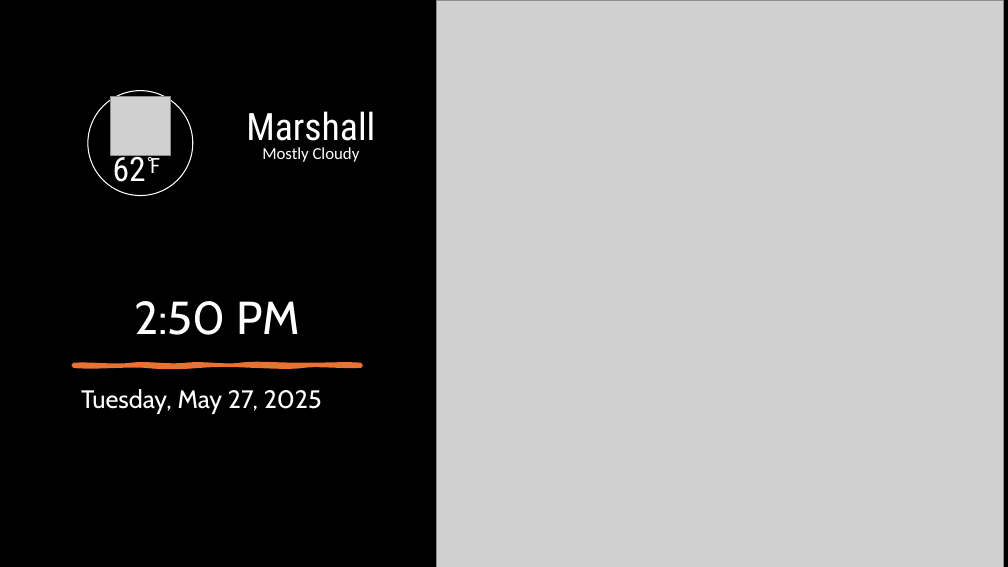
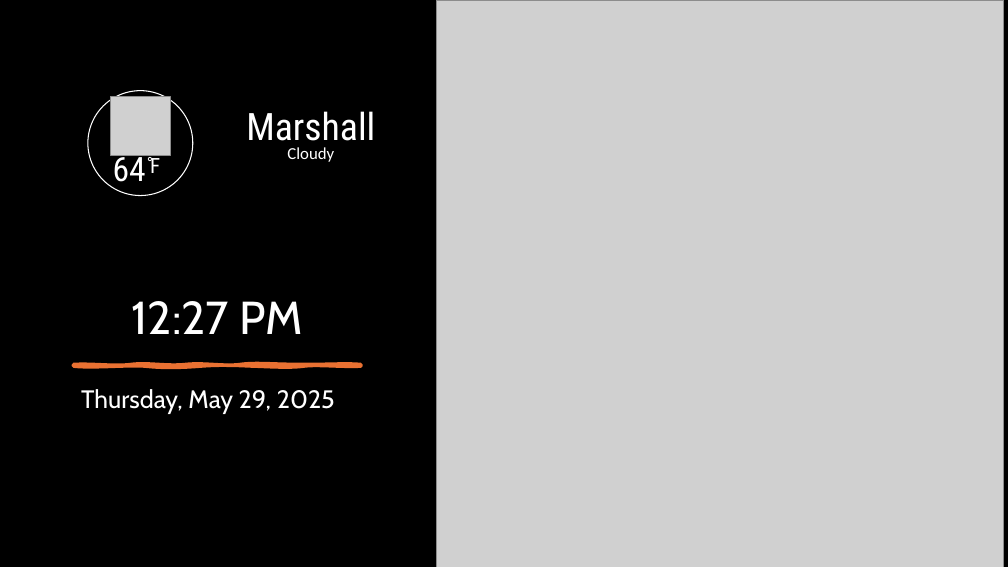
Before and after one commit to ne8801/digitalsignage, a slide deck: slide 1 of templates/do_template.pptx. Drawn at 1008x567 pixels with LibreOffice and Linux fonts; fonts in the diff are those of the drawing; grey boxes stand for pictures. Boxes give left, top, right and bottom in pixels: in the first picture for what was removed or moved away, otherwise in the second. Text is boxed around its words. In the diff, an @@ line names an element or a change of style, - is before the commit and + after.

```diff
--- a/templates/do_template.pptx
+++ b/templates/do_template.pptx
@@ text at (287, 147, 334, 162): text changed @@
-Mostly Cloudy
+Cloudy
@@ text at (113, 150, 146, 189): text changed @@
-62
+64
@@ text at (131, 301, 302, 334): text changed @@
-2:50 PM
+12:27 PM
@@ text at (81, 389, 335, 414): text changed @@
-Tuesday, May 27, 2025
+Thursday, May 29, 2025
```
Also in this commit, not shown: 5 other slides changed, 5 other files.
